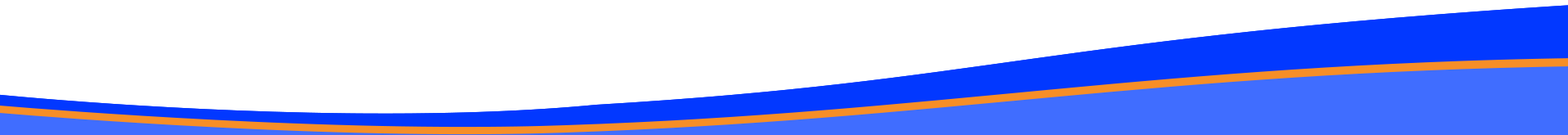
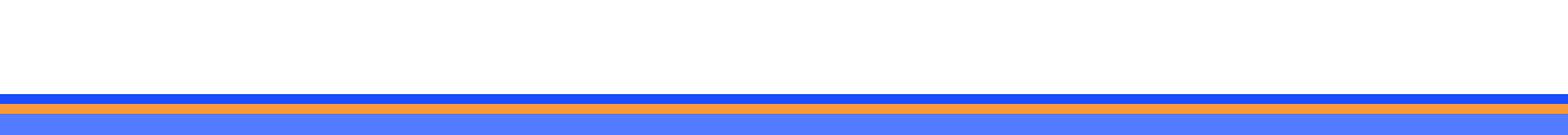
The second 1568 × 135 image is a revision of the first. Changes to its layers:
hid "Layer 3 copy 3" over [0, 4, 1568, 135]
hid "Layer 3 copy", painted on it over [0, 66, 1568, 135]
hid "Layer 3", painted on it over [0, 57, 1568, 135]
hid "Layer 2", blend normal → dissolve, painted on it over [0, 4, 1568, 135]
added layer "Layer 6 copy" above "Layer 6" over [0, 93, 1568, 135]
